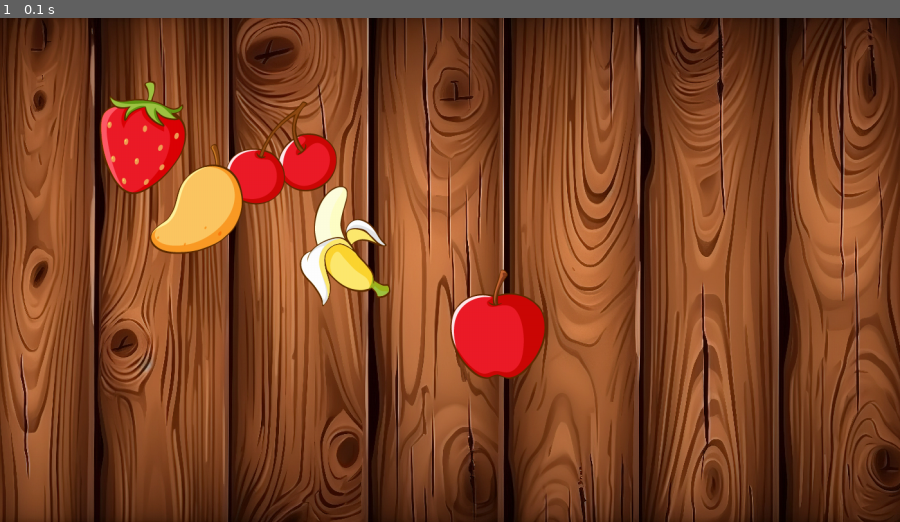
Above: before the commit, frame 1.
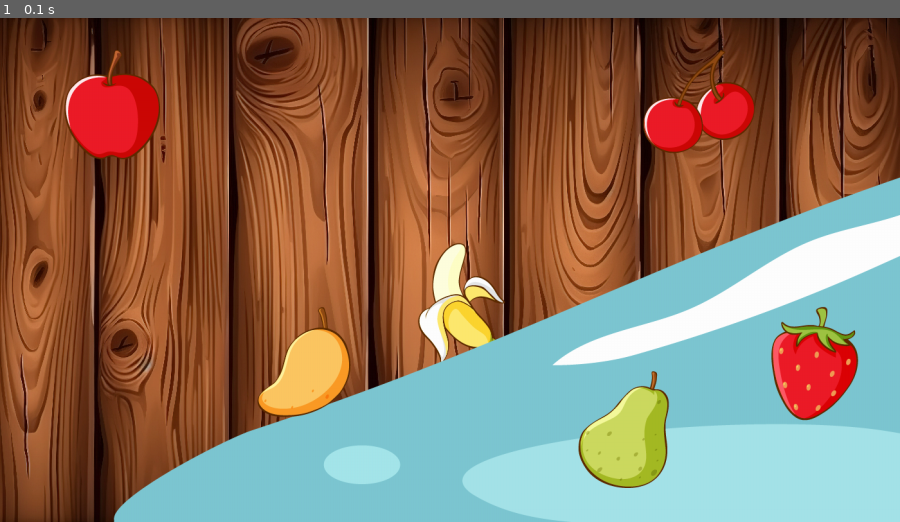
Above: after the commit, the same moment.

Repository: lorenzo-ottaviani/typing-game
Game: pygame game, started from main.py
The game is run twice, just before and just after one commit, with the same random seed, the same clock (stepped at 60 frames per second) and the same inputs.
Inputs:
- Up to frame 1 (0.1 s): no input

The runs differ from the first frame. In frame 1, 42% of the frame differs, in the area x 7-100%, y 6-100%.

Commit message:
feat: load objects

Diff:
--- a/functions/init_pygame.py
+++ b/functions/init_pygame.py
@@ -22,10 +22,18 @@
 WHITE = (255, 255, 255)
 BLACK = (0, 0, 0)
 
-# Get fruits
+# Get objects
 APPLE = pygame.image.load("assets/images/fruits/apple.png")
 BANANA = pygame.image.load("assets/images/fruits/banana.png")
+BOMB = pygame.image.load("assets/images/fruits/bomb.png")
 CHERRY = pygame.image.load("assets/images/fruits/cherry.png")
+ICE_CUBE = pygame.image.load("assets/images/fruits/ice_cube.png")
 MANGO = pygame.image.load("assets/images/fruits/mango.png")
 PEAR = pygame.image.load("assets/images/fruits/pear.png")
 STRAWBERRY = pygame.image.load("assets/images/fruits/strawberry.png")
+
+# Get object type
+object_type = ["apple", "banana", "bomb", "cherry", "ice_cube", "mango", "pear", "strawberry"]
+
+# Init data
+object_data = {}
--- /dev/null
+++ b/functions/load_images.py
@@ -0,0 +1,7 @@
+from .init_pygame import *
+
+def load_images(object_type):
+    image_path = "assets/images/fruits/" + object_type + ".png"
+    object_data[object_type] = {
+        "image" : pygame.image.load(image_path),
+    }
--- a/main.py
+++ b/main.py
@@ -16,12 +16,14 @@
 while running:
 
     SCREEN.blit(BACKGROUND, (0, 0))
-    SCREEN.blit(APPLE, (WIDTH/2, HEIGHT/2))
-    SCREEN.blit(BANANA, (WIDTH/3, HEIGHT/3))
-    SCREEN.blit(CHERRY, (WIDTH/4, HEIGHT/6))
-    SCREEN.blit(MANGO, (WIDTH/6, HEIGHT/4))
-    SCREEN.blit(PEAR, (WIDTH/8, HEIGHT))
-    SCREEN.blit(STRAWBERRY, (WIDTH/9, HEIGHT/8))
+    SCREEN.blit(APPLE, (100, 50))
+    SCREEN.blit(BANANA, (650, 350))
+    # SCREEN.blit(BOMB, (250, 500))
+    SCREEN.blit(CHERRY, (1000, 50))
+    SCREEN.blit(ICE_CUBE, (150, 150))
+    SCREEN.blit(MANGO, (400, 450))
+    SCREEN.blit(PEAR, (900, 550))
+    SCREEN.blit(STRAWBERRY, (1200, 450))
 
     for event in pygame.event.get():
 
